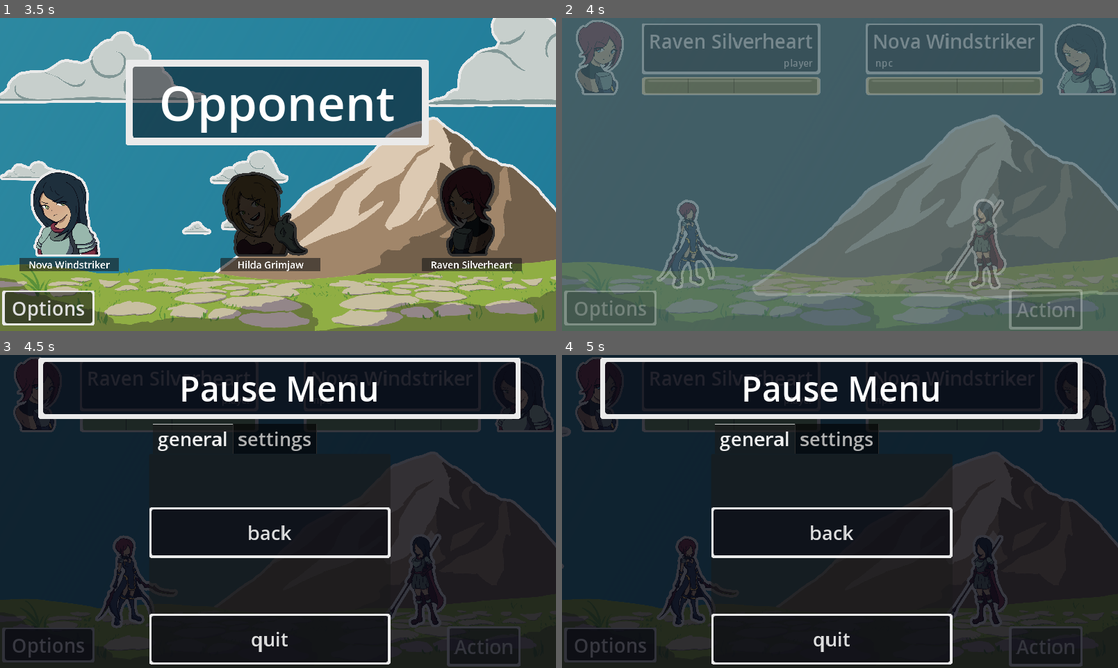
Above: before the commit, frames 1-4 (two rows, left to right).
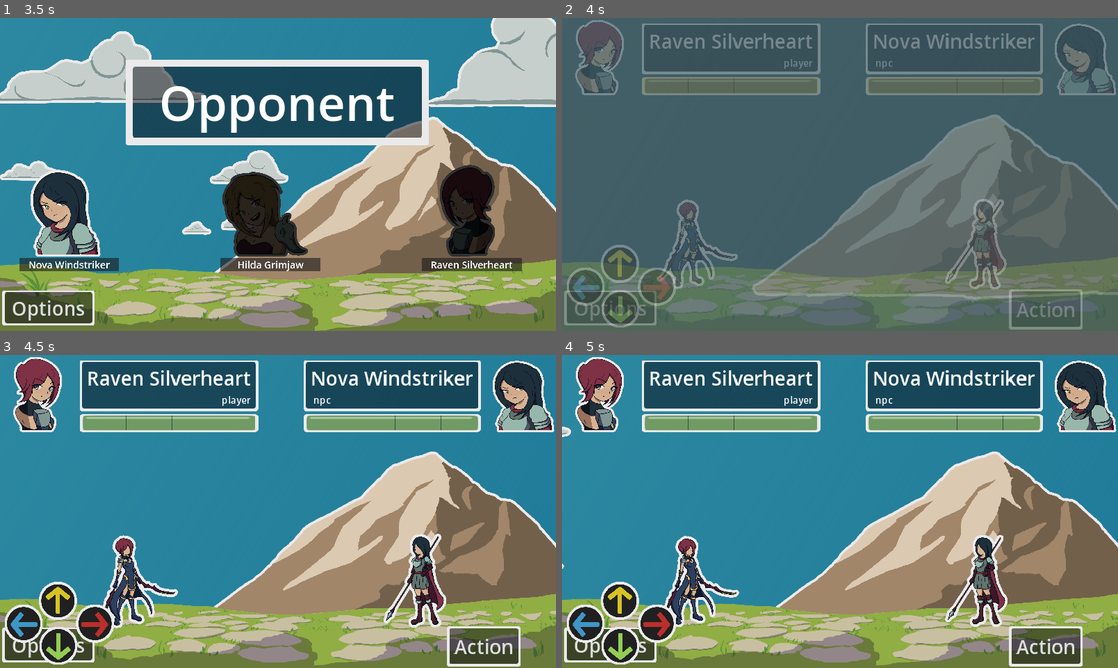
Above: after the commit, the same moments.

Repository: MajorZiploc/sticker_book_moments
Game: Godot game, scene res://scenes/title_scene.tscn
Two runs of this game, one before a commit and one after it. Both use one fixed random seed, a clock stepped at 60 frames per second and the inputs below.
Inputs (mouse positions are in pixels of both pictures, inside the frame that each line leads up to):
- Up to frame 1 (3.5 s): click "Play" at 0.5 s; tap Enter at 1.25, 2.85 s; move the mouse to (400, 158) at 1.27 s; hold D (right) 1.28-2 s; click (400, 158) at 1.35 s; click (66, 208) at 2.02 s; move the mouse to (166, 190) at 2.77 s; hold S (down) from 2.78 s (still down)
- Up to frame 2 (4 s): release S (down) at 3.5 s; click (628, 208) at 3.52 s
- Up to frame 3 (4.5 s): click (61, 646) at 4.27 s
- Up to frame 4 (5 s): no input

Frame 1 is identical in both runs. In frame 2, 1.9% of the frame differs, in the area x 0-21%, y 72-99%; in frame 3, 97%; in frame 4, 97%, in the area x 0-100%, y 0-100%.

Commit message:
init ui

Diff:
--- a/scenes/battle_scene.tscn
+++ b/scenes/battle_scene.tscn
@@ -1,9 +1,13 @@
-[gd_scene load_steps=8 format=3 uid="uid://bgtbv2iq43kru"]
+[gd_scene load_steps=12 format=3 uid="uid://bgtbv2iq43kru"]
 
 [ext_resource type="Script" path="res://scenes/battle_scene.gd" id="1_7ul4m"]
 [ext_resource type="PackedScene" uid="uid://c2hixb1emgvvq" path="res://scenes/battle_char.tscn" id="2_7aox0"]
 [ext_resource type="PackedScene" uid="uid://b5hiemgtytg3" path="res://scenes/bg_root.tscn" id="2_d7hhp"]
 [ext_resource type="Texture2D" uid="uid://dv43001dq4qm2" path="res://art/my/char/dual_wield_stub_bust.png" id="4_aqxti"]
+[ext_resource type="Texture2D" uid="uid://bw1an5bue338b" path="res://art/my/ui/qte_btn/down/normal.png" id="6_tqanu"]
+[ext_resource type="Texture2D" uid="uid://w21ax7g26u6m" path="res://art/my/ui/qte_btn/up/normal.png" id="7_qko18"]
+[ext_resource type="Texture2D" uid="uid://cxdgxxj67q44r" path="res://art/my/ui/qte_btn/left/normal.png" id="8_ec1dm"]
+[ext_resource type="Texture2D" uid="uid://e8v7ym1vpess" path="res://art/my/ui/qte_btn/right/normal.png" id="8_gpuf6"]
 [ext_resource type="PackedScene" uid="uid://fwq33p5strsa" path="res://combat_unit_info.tscn" id="13_jnomy"]
 
 [sub_resource type="Curve2D" id="Curve2D_1ljv2"]
@@ -196,6 +200,47 @@
 offset_bottom = 638.0
 text = "Options"
 
+[node name="qte_onscreen_directional_btns" type="BoxContainer" parent="ui_root/ui"]
+layout_mode = 0
+offset_right = 40.0
+offset_bottom = 40.0
+
+[node name="down" type="TextureButton" parent="ui_root/ui"]
+layout_mode = 0
+offset_left = 81.0
+offset_top = 562.0
+offset_right = 241.0
+offset_bottom = 722.0
+scale = Vector2(0.5, 0.5)
+texture_normal = ExtResource("6_tqanu")
+
+[node name="up" type="TextureButton" parent="ui_root/ui"]
+layout_mode = 0
+offset_left = 80.0
+offset_top = 469.0
+offset_right = 240.0
+offset_bottom = 629.0
+scale = Vector2(0.5, 0.5)
+texture_normal = ExtResource("7_qko18")
+
+[node name="left" type="TextureButton" parent="ui_root/ui"]
+layout_mode = 0
+offset_left = 9.0
+offset_top = 516.0
+offset_right = 169.0
+offset_bottom = 676.0
+scale = Vector2(0.5, 0.5)
+texture_normal = ExtResource("8_ec1dm")
+
+[node name="right" type="TextureButton" parent="ui_root/ui"]
+layout_mode = 0
+offset_left = 157.0
+offset_top = 516.0
+offset_right = 317.0
+offset_bottom = 676.0
+scale = Vector2(0.5, 0.5)
+texture_normal = ExtResource("8_gpuf6")
+
 [node name="cam" type="Camera2D" parent="."]
 position = Vector2(465, -282)
 zoom = Vector2(0.5, 0.5)
